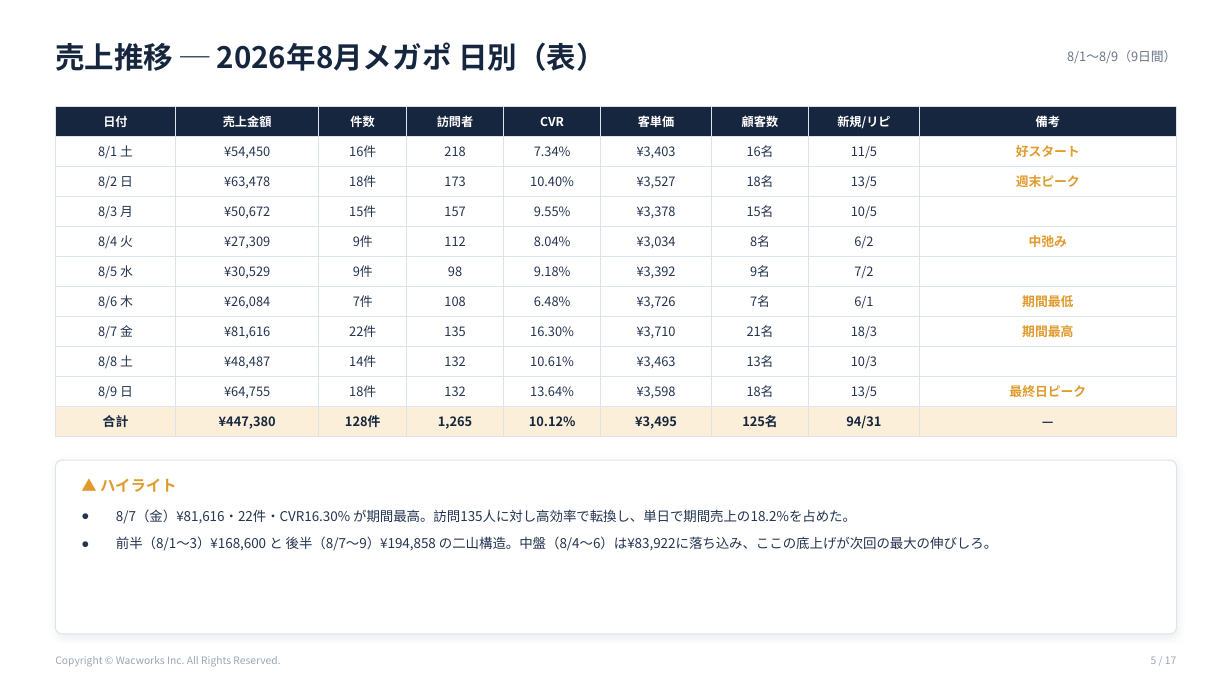
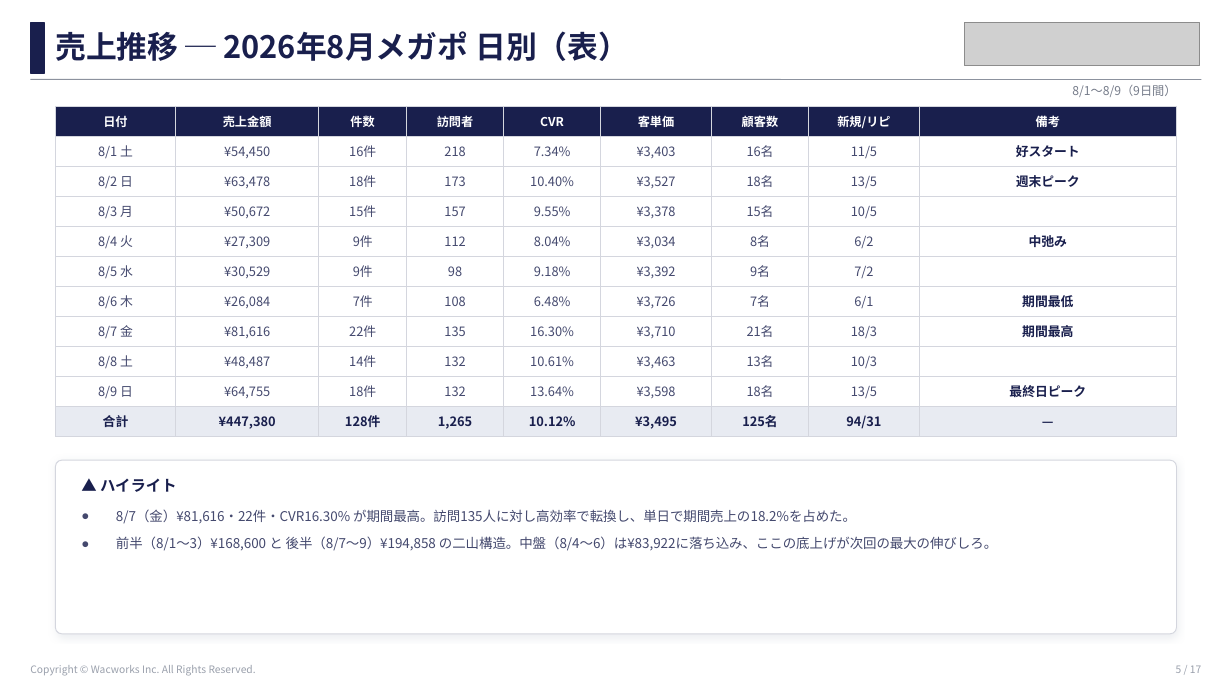
Before and after one commit to wacworks-web/home, a slide deck: slide 5 of reports/dr365_qoo10_202608/dr365_Qoo10_2026年8月メガポ_レポート.pptx. Drawn at 1232x693 pixels with LibreOffice and Linux fonts; fonts in the diff are those of the drawing; grey boxes stand for pictures. Boxes give left, top, right and bottom in pixels: in the first picture for what was removed or moved away, otherwise in the second. Text is boxed around its words. In the diff, an @@ line names an element or a change of style, - is before the commit and + after.

```diff
--- a/reports/dr365_qoo10_202608/dr365_Qoo10_2026年8月メガポ_レポート.pptx
+++ b/reports/dr365_qoo10_202608/dr365_Qoo10_2026年8月メガポ_レポート.pptx
@@ rectangle added at [30, 23, 44, 73], fill #191F4D, outline #191F4D 1 pt @@
@@ text "売上推移 ─ 2026年8月メガポ 日別（表）": place and size @@
-text "売上推移 ─ 2026年8月メガポ 日別（表）" at [55, 42, 606, 71]
+text "売上推移 ─ 2026年8月メガポ 日別（表）" at [55, 31, 629, 61]
@@ text "売上推移 ─ 2026年8月メガポ 日別（表）" at [55, 31, 629, 61]: size 23 to 24 pt, text colour #16263F to #191F4D @@
@@ picture added at [964, 22, 1200, 66] @@
@@ line added from (30, 79) to (1202, 79), #8C929E 0.75 pt @@
@@ text "8/1〜8/9（9日間）": place and size @@
-text "8/1〜8/9（9日間）" at [1067, 50, 1176, 63]
+text "8/1〜8/9（9日間）" at [1072, 85, 1176, 97]
@@ text "8/1〜8/9（9日間）" at [1072, 85, 1176, 97]: size 10 to 9.5 pt, text colour #6B7688 to #767C8A @@
@@ table at [55, 106, 1177, 433] @@
@@ fill #16263F to #191F4D in row 1 @@
@@ fill #FBEFD9 to #E8EBF2 in row 11 @@
@@ text colour #24344F to #44496E in "8/1 土", "¥54,450", "16件", "218" and 68 more places @@
@@ text colour #E09B2D to #191F4D in "好スタート", "週末ピーク", "中弛み", "期間最低" and 2 more places @@
@@ text colour #16263F to #191F4D in "合計", "¥447,380", "128件", "1,265" and 5 more places @@
@@ borders changed @@
@@ rounded rectangle at [55, 460, 1177, 634]: outline #DDE3EA 0.75 pt to #D4D6DE 0.75 pt @@
@@ text "▲ ハイライト" at [100, 478, 177, 492]: text colour #E09B2D to #191F4D @@
@@ text "8/7（金）¥81,616・22件・CVR16.30% が期間最高。訪問135人に対し高効率で転換し、単日で期間売上の1 ..." at [116, 509, 997, 551]: text colour #24344F to #44496E @@
@@ text "Copyright © Wacworks Inc. All ...": place and size @@
-text "Copyright © Wacworks Inc. All ..." at [55, 656, 280, 667]
+text "Copyright © Wacworks Inc. All ..." at [30, 665, 256, 676]
@@ text "Copyright © Wacworks Inc. All ..." at [30, 665, 256, 676]: text colour #9AA6B5 to #9AA0AC @@
@@ text "5 / 17" at [1176, 665, 1201, 673]: text colour #9AA6B5 to #9AA0AC @@
@@ text "5 / 17": place and size @@
-text "5 / 17" at [1151, 656, 1176, 664]
+text "5 / 17" at [1176, 665, 1201, 673]
```
Also in this commit, not shown: 16 other slides changed, 6 other files.
